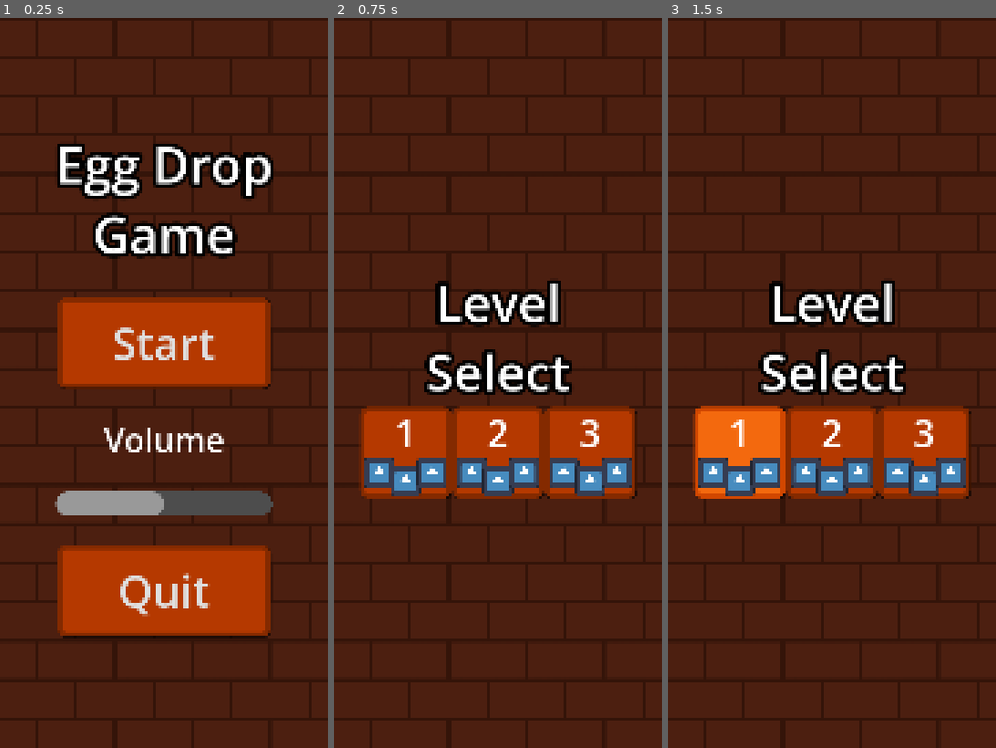
Above: before the commit, frames 1-3 (left to right).
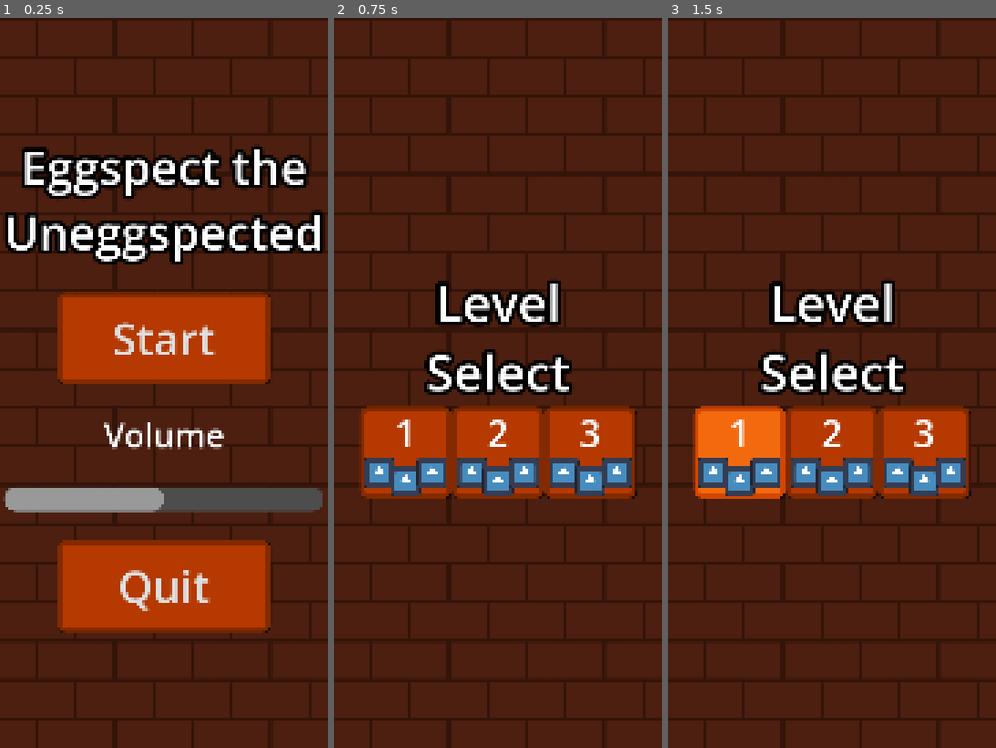
Above: after the commit, the same moments.

Repository: KaratePikachu/egg-drop
Game: Godot game, scene res://ui/main_menu/main_menu.tscn
Two runs of this game, one before a commit and one after it. Both use one fixed random seed, a clock stepped at 60 frames per second and the inputs below. The engine's default icon, where the game draws it, is replaced by a stand-in: a white triangle on a blue panel in a dark square.
Inputs:
- Up to frame 1 (0.25 s): no input
- Up to frame 2 (0.75 s): click "Start" at 0.5 s
- Up to frame 3 (1.5 s): click "1" at 1.25 s

The runs differ from the first frame. In frame 1, 15% of the frame differs, in the area x 0-100%, y 17-85%; in frame 2, nothing differs; in frame 3, nothing differs.

Commit message:
change title

Diff:
--- a/ui/main_menu/main_menu.tscn
+++ b/ui/main_menu/main_menu.tscn
@@ -45,9 +45,9 @@
 theme_override_colors/font_color = Color(1, 1, 1, 1)
 theme_override_colors/font_outline_color = Color(0, 0, 0, 1)
 theme_override_constants/outline_size = 54
-theme_override_font_sizes/font_size = 165
-text = "Egg Drop
-Game"
+theme_override_font_sizes/font_size = 154
+text = "Eggspect the
+Uneggspected"
 horizontal_alignment = 1
 
 [node name="Start" type="Button" parent="MainMenu/VBoxContainer" unique_id=1390529445]
